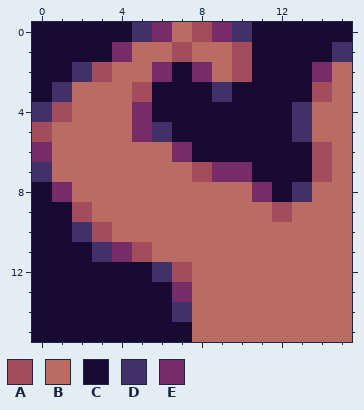
File history of a pixel-art sprite, Images/Talents/Train Strength.png. The picture above was drawn from the file before the commit.
The file is 16x16 pixels.
Palette (. is transparent): A #a34c5c  B #ba6c62  C #170a33  D #413168  E #772c67
Pixels before, first column x 0:
 0 CCCCCDEBAEDCCCCC
 1 CCCCEBBABBACCCCD
 2 CCDABBECEBACCCEB
 3 CDBBBACCCDCCCCAB
 4 DABBBECCCCCCCDBB
 5 ABBBBEDCCCCCCDBB
 6 EBBBBBBECCCCCCAB
 7 DBBBBBBBAEECCCAB
 8 CEBBBBBBBBBECDBB
 9 CCABBBBBBBBBABBB
10 CCDABBBBBBBBBBBB
11 CCCDEABBBBBBBBBB
12 CCCCCCDABBBBBBBB
13 CCCCCCCEBBBBBBBB
14 CCCCCCCDBBBBBBBB
15 CCCCCCCCBBBBBBBB
Once edited:
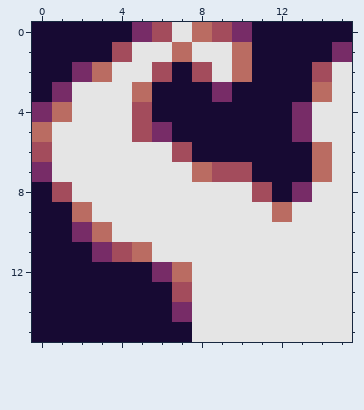
Edits made:
Colour A changes from #a34c5c to #ba6c62.
Colour B changes from #ba6c62 to #e5e5e5.
Colour D changes from #413168 to #772c67.
Colour E changes from #772c67 to #a34c5c.
Changed places in both pictures, as pixel boxes (x1, y1, x2, y2):
changed: (32, 22, 352, 342)
